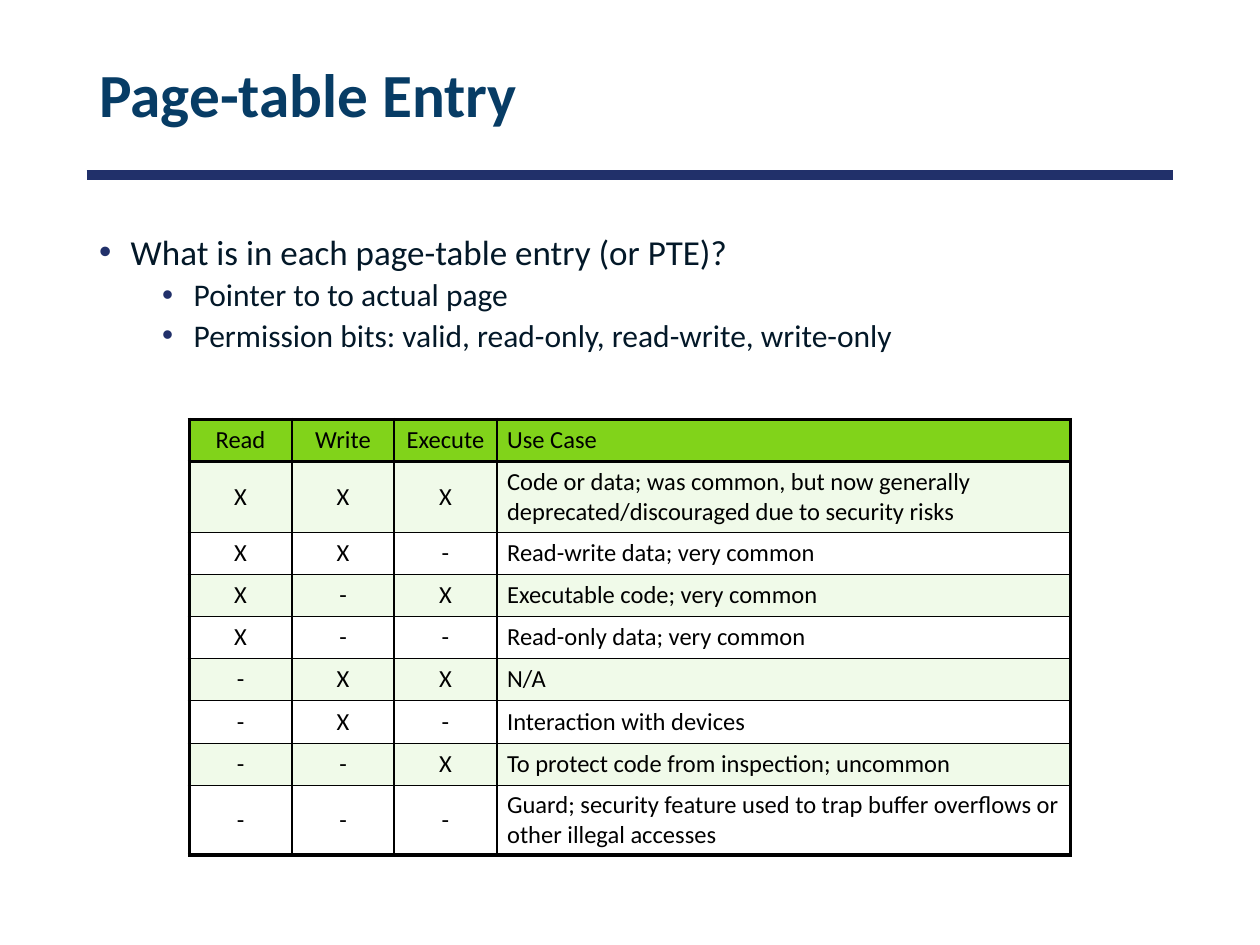
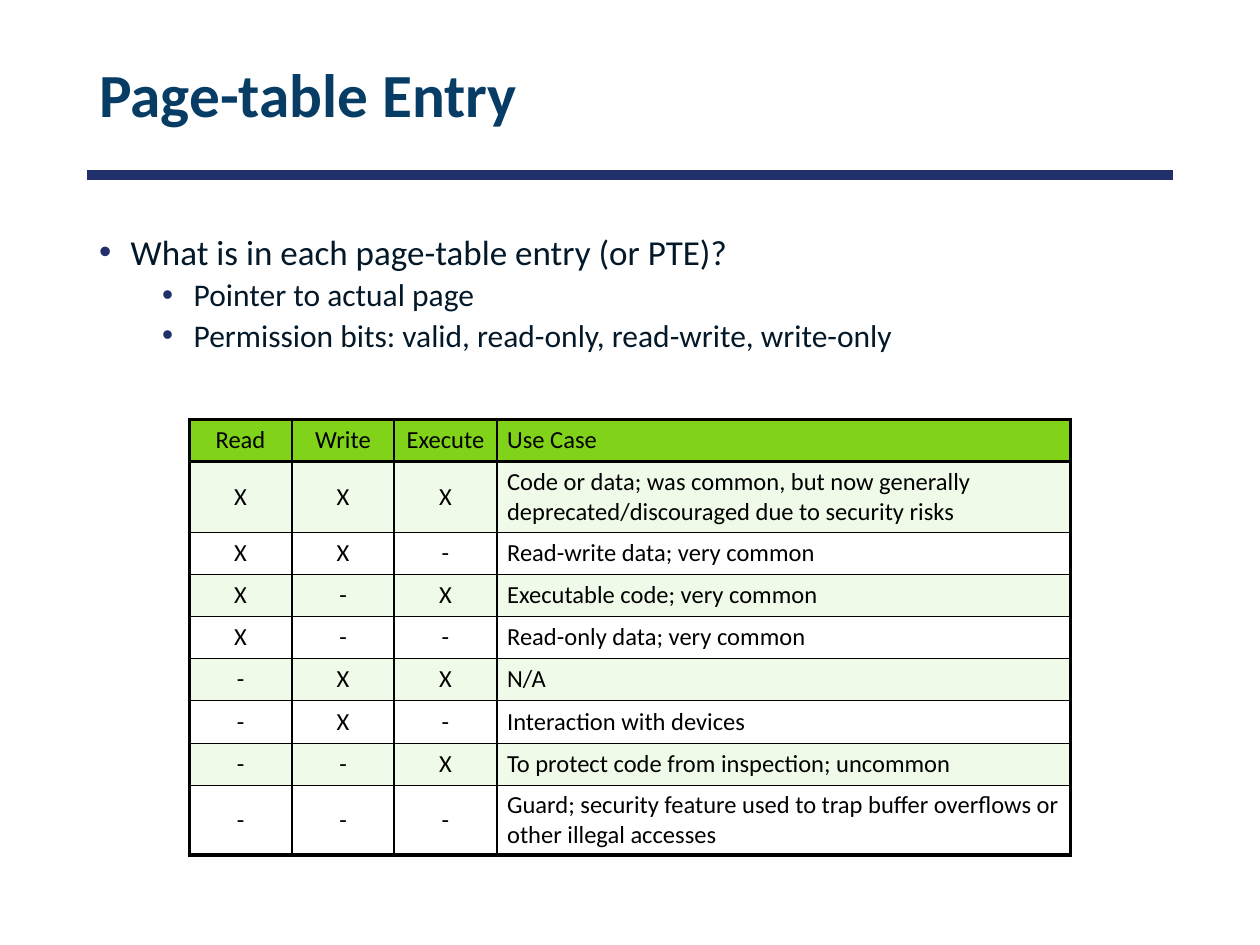
Before and after one commit to smajidzahedi/ECE350, a slide deck: slide 29 of 07-address.pptx. Drawn at 1260x945 pixels with LibreOffice and Linux fonts; fonts in the diff are those of the drawing. Boxes give left, top, right and bottom in pixels: in the first picture for what was removed or moved away, otherwise in the second. Text is boxed around its words. In the diff, an @@ line names an element or a change of style, - is before the commit and + after.

```diff
--- a/07-address.pptx
+++ b/07-address.pptx
@@ text at [194, 284, 474, 312]: text changed @@
-  • Pointer to to actual page
+  • Pointer to actual page
```
Also in this commit, not shown: 1 other file.
